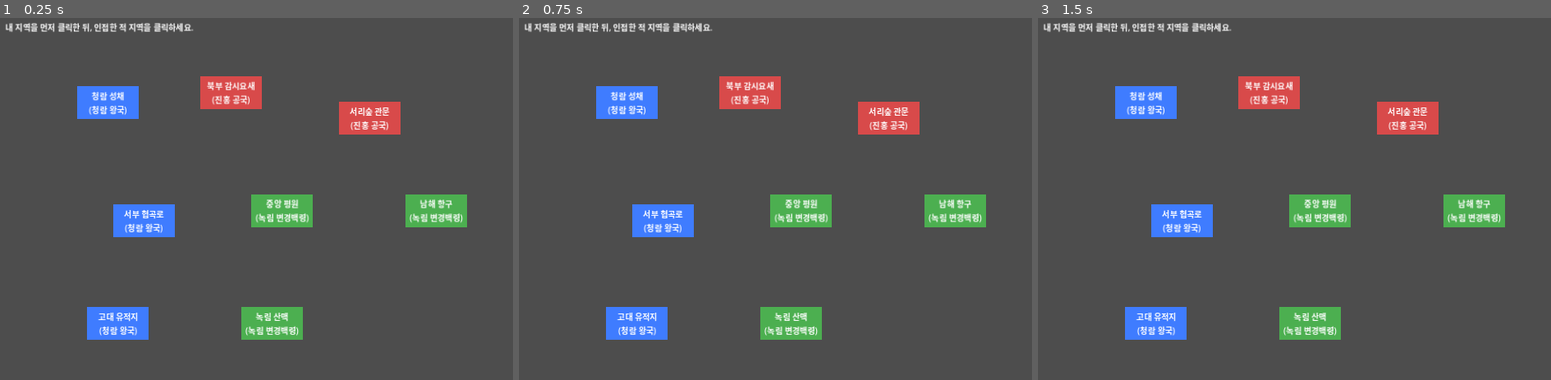
Above: before the commit, frames 1-3 (left to right).
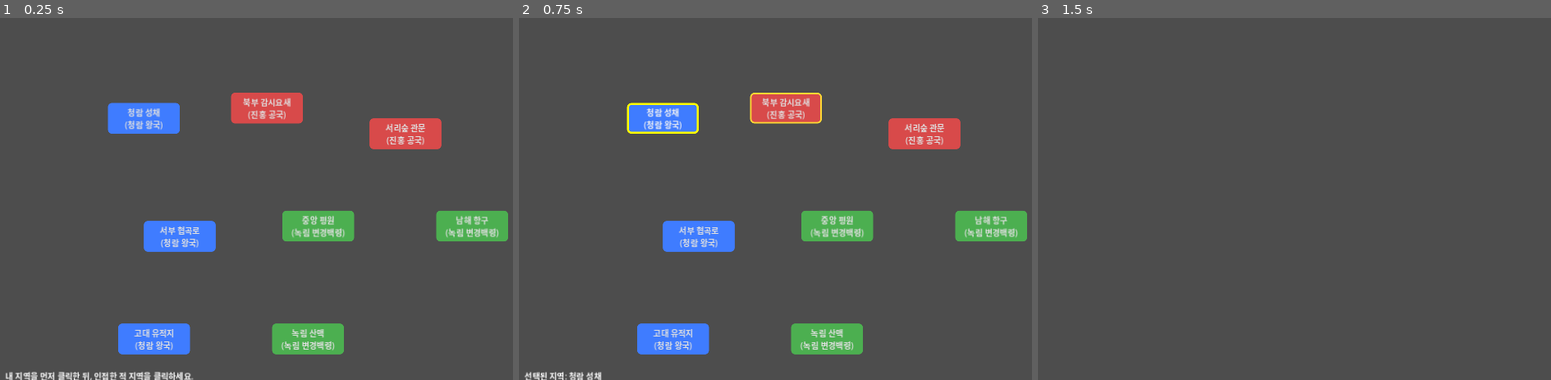
Above: after the commit, the same moments.

Repository: yogitobi31/season-of-warlords
Game: Godot game, scene res://scenes/WorldMap.tscn
Same seed, same stepped clock (60 frames per second), same inputs: the game is played once before the commit and once after it.
Inputs (mouse positions are in pixels of both pictures, inside the frame that each line leads up to):
- Up to frame 1 (0.25 s): no input
- Up to frame 2 (0.75 s): click (662, 119) at 0.5 s, where only the run after the commit has a clickable "청람 성채 (청람 왕국)"
- Up to frame 3 (1.5 s): click (1304, 108) at 1.25 s, where only the run after the commit has a clickable "북부 감시요새 (진홍 공국)"

The runs differ from the first frame. In frame 1, 16% of the frame differs, in the area x 1-100%, y 1-100%; in frame 2, 16%; in frame 3, 9.3%.
Error after the commit: Parse Error: Cannot infer the type of "from_name" variable because the value doesn't have a set type. (res://scripts/Battle.gd:19)

Commit message:
Fix world map region click flow for MVP loop

Diff:
--- a/scripts/Battle.gd
+++ b/scripts/Battle.gd
@@ -1,6 +1,4 @@
 extends Node2D
-
-# 10 vs 10 자동전투를 실행하는 최소 전투 컨트롤러
 
 const UNITS_PER_TEAM := 10
 
@@ -17,7 +15,10 @@
 	result_label = Label.new()
 	result_label.position = Vector2(20, 20)
 	result_label.size = Vector2(1240, 80)
-	result_label.text = "전투 시작! 자동으로 진행됩니다."
+	result_label.autowrap_mode = TextServer.AUTOWRAP_WORD_SMART
+	var from_name := GameState.regions.get(GameState.attack_region_id, {}).get("name", "알 수 없는 지역")
+	var to_name := GameState.regions.get(GameState.defense_region_id, {}).get("name", "알 수 없는 지역")
+	result_label.text = "전투: %s → %s\n아군 10명 vs 적군 10명 (자동전투)" % [from_name, to_name]
 	add_child(result_label)
 
 func spawn_teams() -> void:
@@ -38,7 +39,6 @@
 	if _battle_finished:
 		return
 
-	# 유효하지 않은 유닛 정리
 	player_units = _filter_alive(player_units)
 	enemy_units = _filter_alive(enemy_units)
 
@@ -65,6 +65,5 @@
 	else:
 		result_label.text = "패배... 월드맵으로 복귀합니다."
 
-	# 잠깐 결과를 보여준 뒤 월드맵으로 되돌아갑니다.
 	await get_tree().create_timer(1.2).timeout
 	get_tree().change_scene_to_file("res://scenes/WorldMap.tscn")
--- a/scripts/RegionNode.gd
+++ b/scripts/RegionNode.gd
@@ -1,4 +1,4 @@
-extends Area2D
+extends Button
 class_name RegionNode
 
 signal region_clicked(region_id: String)
@@ -8,31 +8,15 @@
 @export var owner_faction: int = 0
 @export var adjacent_regions: Array = []
 
-var _shape_node: ColorRect
-var _name_label: Label
+var _base_style: StyleBoxFlat
 
 func _ready() -> void:
-	input_pickable = true
-	# 단순 사각형으로 지역을 표현합니다.
-	_shape_node = ColorRect.new()
-	_shape_node.size = Vector2(120, 64)
-	_shape_node.position = Vector2(-60, -32)
-	add_child(_shape_node)
-
-	_name_label = Label.new()
-	_name_label.horizontal_alignment = HORIZONTAL_ALIGNMENT_CENTER
-	_name_label.vertical_alignment = VERTICAL_ALIGNMENT_CENTER
-	_name_label.size = Vector2(120, 64)
-	_name_label.position = Vector2(-60, -32)
-	add_child(_name_label)
-
-	# 클릭 판정 영역을 설정합니다.
-	var collision := CollisionShape2D.new()
-	var rect_shape := RectangleShape2D.new()
-	rect_shape.size = Vector2(120, 64)
-	collision.shape = rect_shape
-	add_child(collision)
-
+	custom_minimum_size = Vector2(140, 60)
+	size = Vector2(140, 60)
+	focus_mode = Control.FOCUS_NONE
+	autowrap_mode = TextServer.AUTOWRAP_WORD_SMART
+	pressed.connect(_on_pressed)
+	_build_base_style()
 	update_visual()
 
 func setup(id: String, display_name: String, faction_id: int, neighbors: Array) -> void:
@@ -52,11 +36,50 @@
 	update_visual()
 
 func update_visual() -> void:
-	if _shape_node == null or _name_label == null:
-		return
-	_shape_node.color = GameState.FACTION_COLORS.get(owner_faction, Color.DIM_GRAY)
-	_name_label.text = "%s\n(%s)" % [region_name, GameState.FACTION_NAMES.get(owner_faction, "Unknown")]
+	if _base_style == null:
+		_build_base_style()
+	_base_style.bg_color = GameState.FACTION_COLORS.get(owner_faction, Color.DIM_GRAY)
+	text = "%s\n(%s)" % [region_name, GameState.FACTION_NAMES.get(owner_faction, "Unknown")]
+	add_theme_stylebox_override("normal", _base_style)
+	add_theme_stylebox_override("hover", _base_style)
+	add_theme_stylebox_override("pressed", _base_style)
 
-func _input_event(_viewport: Viewport, event: InputEvent, _shape_idx: int) -> void:
-	if event is InputEventMouseButton and event.pressed and event.button_index == MOUSE_BUTTON_LEFT:
-		emit_signal("region_clicked", region_id)
+func set_selected(selected: bool) -> void:
+	if selected:
+		var selected_style := _base_style.duplicate() as StyleBoxFlat
+		selected_style.border_width_left = 4
+		selected_style.border_width_top = 4
+		selected_style.border_width_right = 4
+		selected_style.border_width_bottom = 4
+		selected_style.border_color = Color.YELLOW
+		add_theme_stylebox_override("normal", selected_style)
+		add_theme_stylebox_override("hover", selected_style)
+		add_theme_stylebox_override("pressed", selected_style)
+	else:
+		update_visual()
+
+func set_attackable(attackable: bool) -> void:
+	if attackable:
+		var attack_style := _base_style.duplicate() as StyleBoxFlat
+		attack_style.border_width_left = 3
+		attack_style.border_width_top = 3
+		attack_style.border_width_right = 3
+		attack_style.border_width_bottom = 3
+		attack_style.border_color = Color(1.0, 0.85, 0.2)
+		add_theme_stylebox_override("normal", attack_style)
+		add_theme_stylebox_override("hover", attack_style)
+		add_theme_stylebox_override("pressed", attack_style)
+	else:
+		update_visual()
+
+func _build_base_style() -> void:
+	_base_style = StyleBoxFlat.new()
+	_base_style.bg_color = Color.DIM_GRAY
+	_base_style.corner_radius_top_left = 8
+	_base_style.corner_radius_top_right = 8
+	_base_style.corner_radius_bottom_right = 8
+	_base_style.corner_radius_bottom_left = 8
+
+func _on_pressed() -> void:
+	print("Region clicked: ", region_id)
+	emit_signal("region_clicked", region_id)
--- a/scripts/WorldMap.gd
+++ b/scripts/WorldMap.gd
@@ -1,9 +1,4 @@
 extends Node2D
-
-# 월드맵 MVP 흐름:
-# 1) 플레이어 소유 지역 선택
-# 2) 인접한 적 지역 선택
-# 3) 전투 씬으로 전환
 
 var region_nodes: Dictionary = {}
 var info_label: Label
@@ -16,8 +11,9 @@
 
 func create_ui() -> void:
 	info_label = Label.new()
-	info_label.position = Vector2(20, 20)
-	info_label.size = Vector2(1200, 80)
+	info_label.position = Vector2(20, 700)
+	info_label.size = Vector2(1240, 60)
+	info_label.autowrap_mode = TextServer.AUTOWRAP_WORD_SMART
 	add_child(info_label)
 
 func spawn_regions() -> void:
@@ -34,6 +30,8 @@
 	for region_id in region_nodes.keys():
 		var node: RegionNode = region_nodes[region_id]
 		node.update_owner(GameState.get_region_owner(region_id))
+		node.set_selected(false)
+		node.set_attackable(false)
 
 func show_default_message() -> void:
 	var result_text := ""
@@ -44,33 +42,46 @@
 	info_label.text = result_text + "내 지역을 먼저 클릭한 뒤, 인접한 적 지역을 클릭하세요."
 
 func _on_region_clicked(region_id: String) -> void:
+	print("WorldMap received region click: ", region_id)
 	var region_owner := GameState.get_region_owner(region_id)
 
 	if GameState.selected_region_id == "":
-		# 1단계: 플레이어 소유 지역만 시작점으로 선택 가능
 		if region_owner != GameState.PLAYER_FACTION:
 			info_label.text = "플레이어 소유 지역부터 선택해야 합니다."
 			return
 		GameState.selected_region_id = region_id
-		info_label.text = "%s 선택됨. 인접한 적 지역을 선택하세요." % GameState.regions[region_id]["name"]
+		_update_selection_visuals()
+		info_label.text = "선택된 지역: %s\n인접한 적 지역을 선택하세요." % GameState.regions[region_id]["name"]
 		return
 
-	# 이미 시작 지역을 선택한 경우
 	if region_id == GameState.selected_region_id:
 		GameState.clear_selection()
+		refresh_regions()
 		show_default_message()
 		return
 
-	# 2단계: 인접 체크
 	if not GameState.is_adjacent(GameState.selected_region_id, region_id):
-		info_label.text = "인접하지 않은 지역입니다. 다른 지역을 선택하세요."
+		info_label.text = "인접하지 않은 지역입니다."
 		return
 
-	# 3단계: 적 지역 체크
 	if region_owner == GameState.PLAYER_FACTION:
 		info_label.text = "아군 지역입니다. 인접한 적 지역을 선택하세요."
 		return
 
-	# 전투 진입 정보 설정 후 전투 씬 전환
 	GameState.set_battle_context(GameState.selected_region_id, region_id)
+	print("Starting battle from ", GameState.selected_region_id, " to ", region_id)
 	get_tree().change_scene_to_file("res://scenes/Battle.tscn")
+
+func _update_selection_visuals() -> void:
+	refresh_regions()
+	var selected_id := GameState.selected_region_id
+	if selected_id == "" or not region_nodes.has(selected_id):
+		return
+	var selected_node: RegionNode = region_nodes[selected_id]
+	selected_node.set_selected(true)
+
+	for neighbor_id in GameState.regions[selected_id]["adjacent"]:
+		var owner := GameState.get_region_owner(neighbor_id)
+		if owner != GameState.PLAYER_FACTION and region_nodes.has(neighbor_id):
+			var neighbor_node: RegionNode = region_nodes[neighbor_id]
+			neighbor_node.set_attackable(true)
